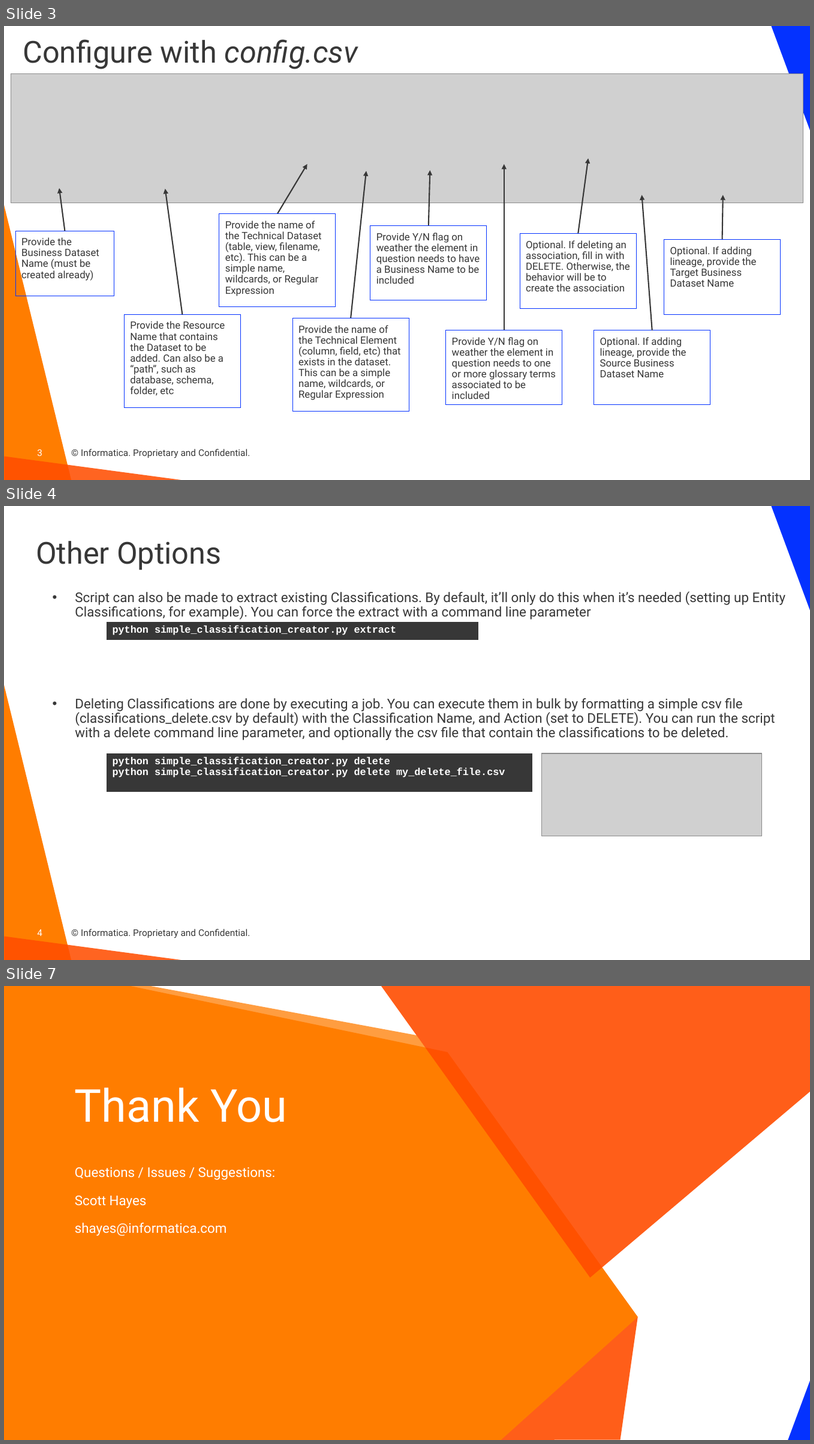
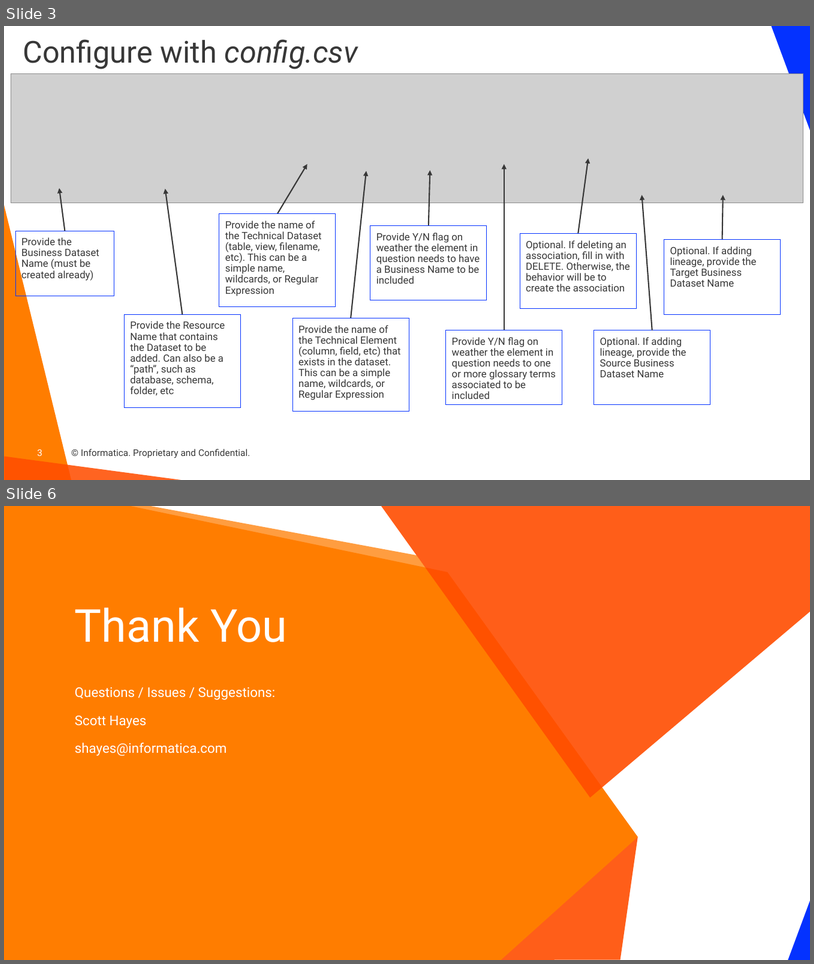
Before and after one commit to haystraw/Dataset_Element_Automation, a slide deck: Dataset Element Automation.pptx. Shown one above the other, each under a label of ours: slides 3, 4 and 7 before the commit, slides 3 and 6 after it; the slides between them are not shown. The pictures are 814x1444 and 814x964 pixels, drawn with LibreOffice and Linux fonts; fonts in the diff are those of the drawing; grey boxes stand for pictures; background and template pictures are left out. Boxes give left, top, right and bottom in pixels: in the first picture for what was removed or moved away, otherwise in the second. Text is boxed around its words. In the diff, an @@ line names an element or a change of style, - is before the commit and + after.

```diff
--- a/Dataset Element Automation.pptx
+++ b/Dataset Element Automation.pptx
@@ slide 4 removed at box(4, 506, 810, 960), background #FFFFFF; not listed: 5 template elements that a slide beside it also shows @@
@@ title removed at box(36, 541, 221, 570) @@
-Other Options
@@ text removed at box(75, 591, 786, 740) @@
-• Script can also be made to extract existing Classifications. By default, it’ll only do this when it’s needed (setting up Entity Classifications, for example). You can force the extract with a command line parameter
-• Deleting Classifications are done by executing a job. You can execute them in bulk by formatting a simple csv file (classifications_delete.csv by default) with the Classification Name, and Action (set to DELETE). You can run the script with a delete command line parameter, and optionally the csv file that contain the classifications to be deleted.
@@ table removed at box(106, 622, 479, 642), 1 rows, 1 columns @@
-python simple_classification_creator.py extract
@@ table removed at box(106, 753, 533, 795), 1 rows, 1 columns @@
-python simple_classification_creator.py delete / python simple_classification_creator.py delete my_delete_file.csv
@@ picture removed at box(542, 753, 762, 835) @@
@@ what was slide 7 is now slide 6 @@
```
Also in this commit, not shown: 3 slides changed, 1 other file.
